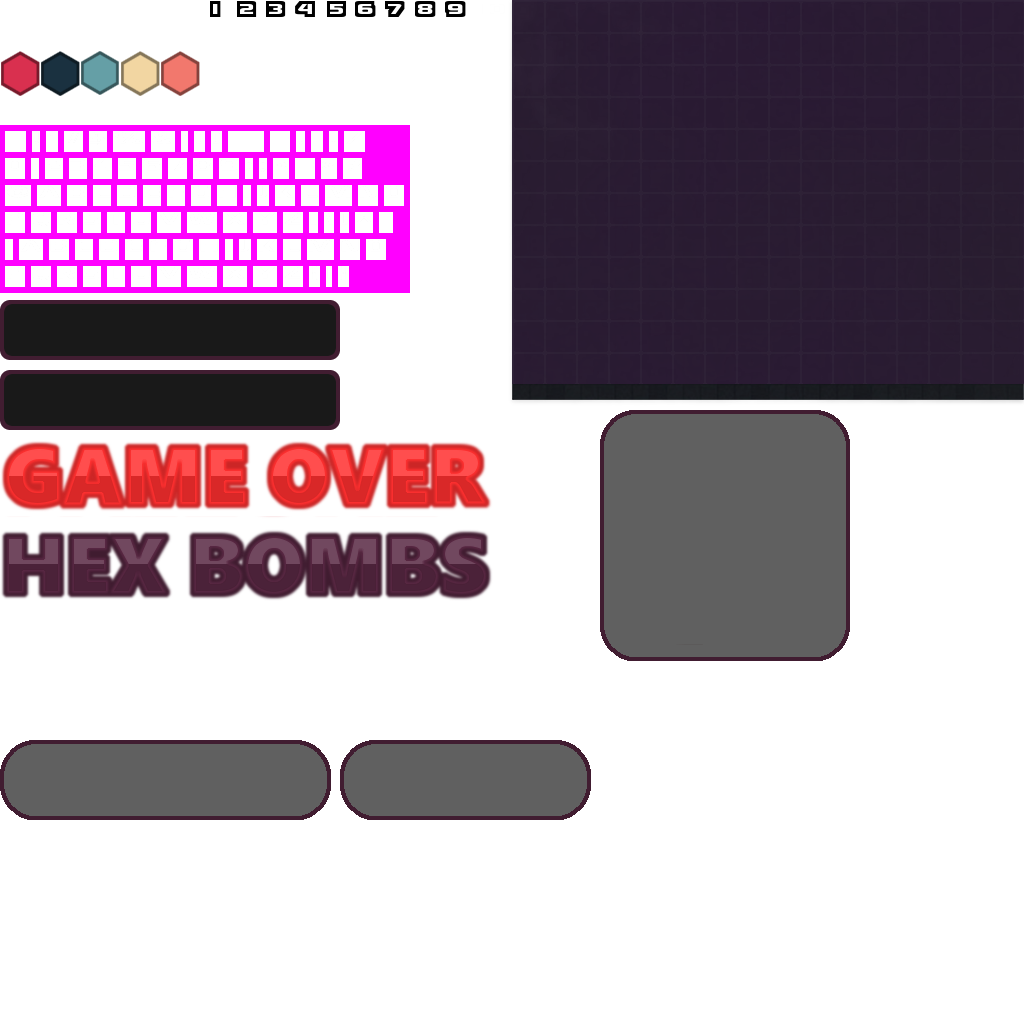
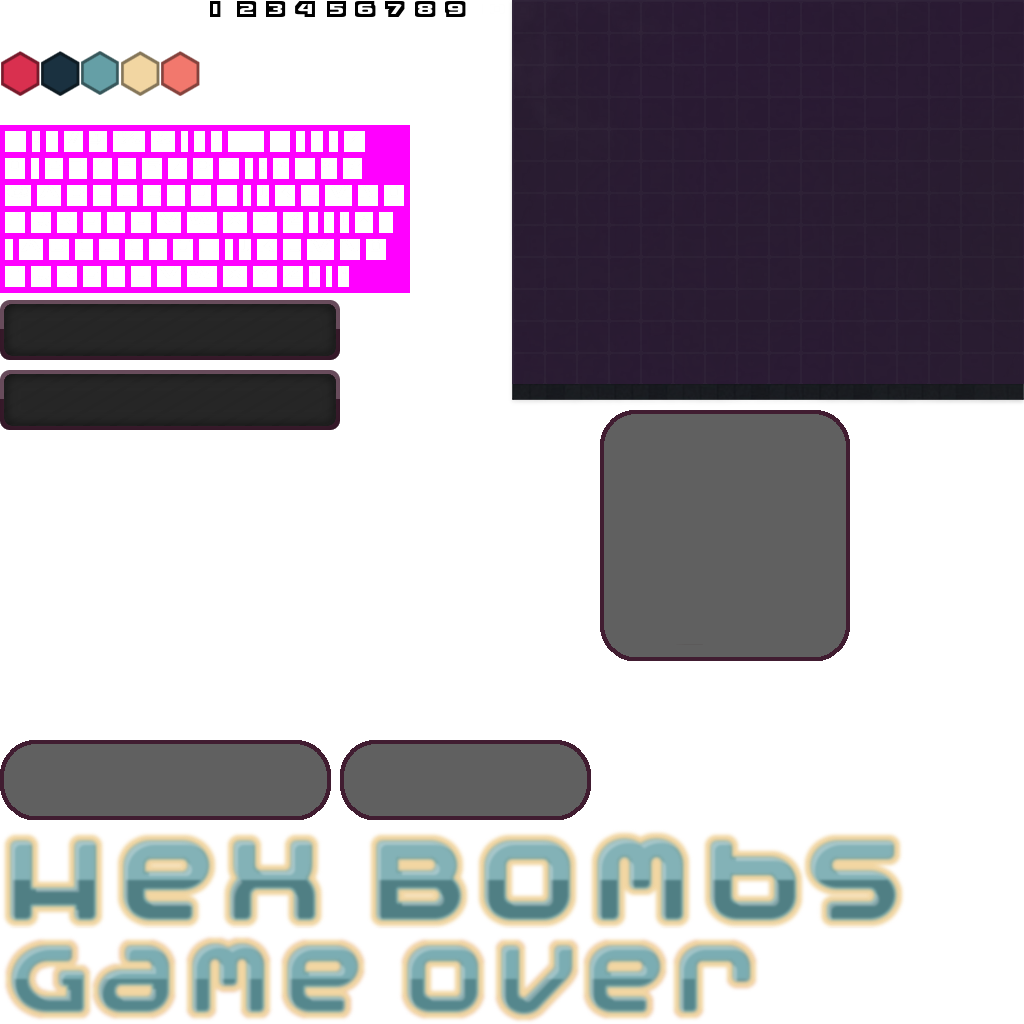
Revision of a layered (1024, 1024) image; what changed, layer by layer:
added layer "Ebene #3" (6%) above "Ebene" over [0, 300, 340, 430]
added layer "Ebene" (30%) above "Ebene #2" over [4, 304, 336, 426]
added layer "Ebene #4" (20%) above "Ebene #7" over [0, 300, 340, 430]
painted on "Ebene #7" over [0, 440, 905, 1023]
